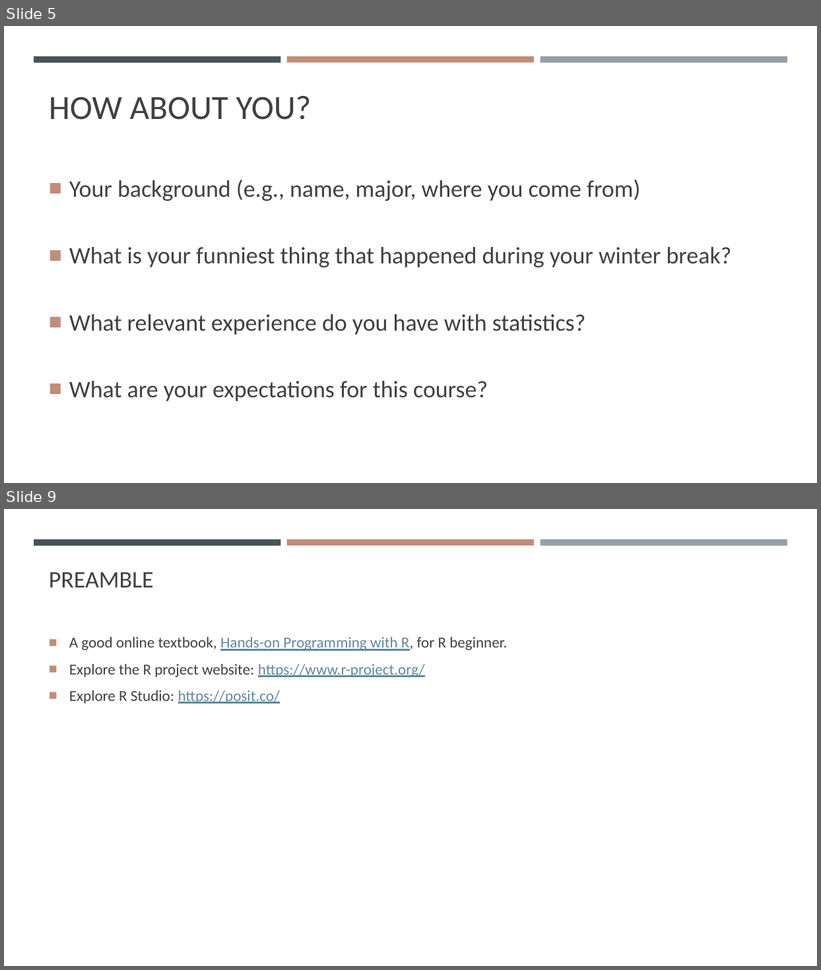
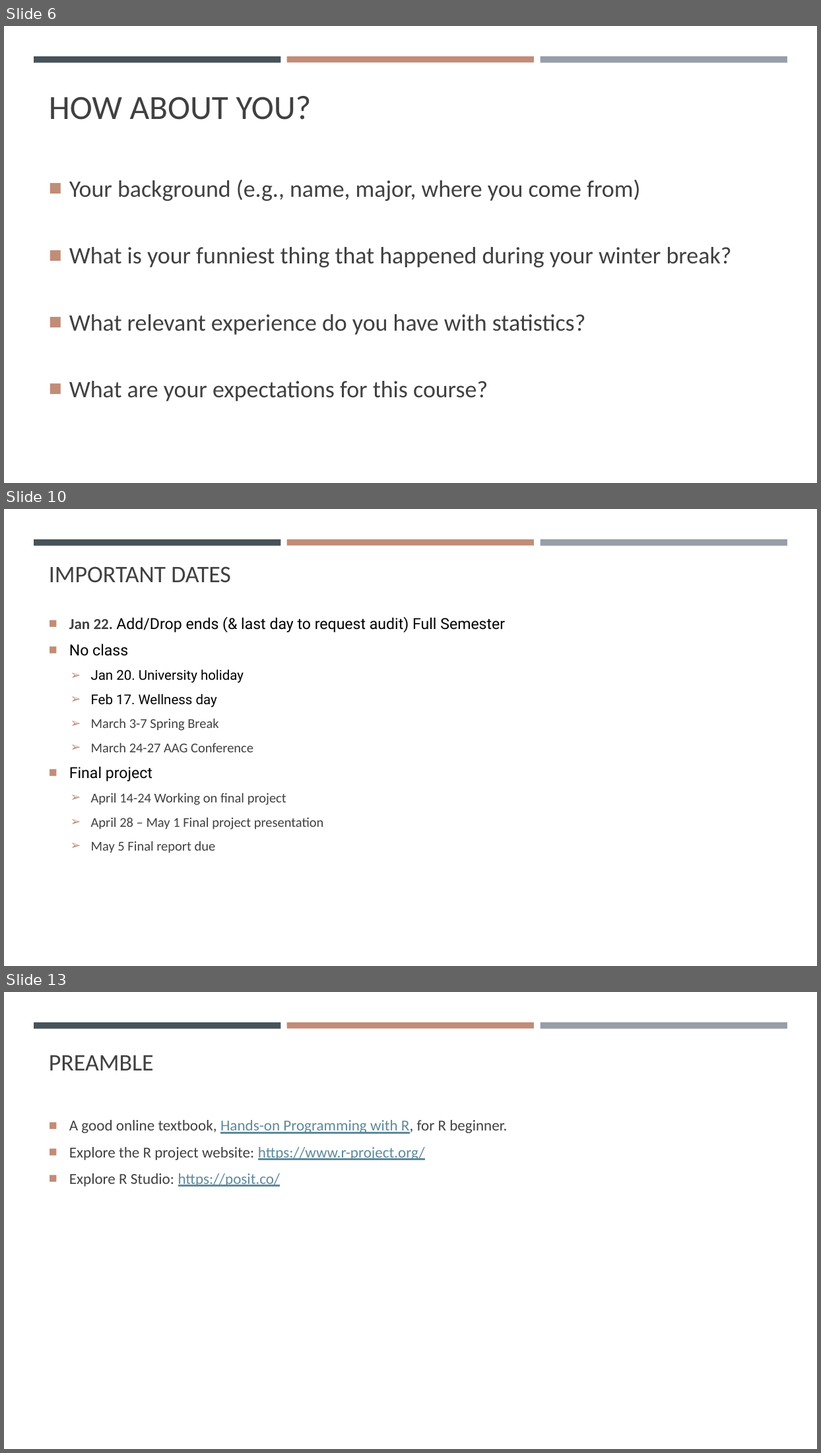
Before and after one commit to gisynw/geog-247, a slide deck: docs/Lectures/Week01/Week01_Intro.pptx. Shown one above the other, each under a label of ours: slides 5 and 9 before the commit, slides 6, 10 and 13 after it; the slides between them are not shown. The pictures are 821x970 and 821x1453 pixels, drawn with LibreOffice and Linux fonts; fonts in the diff are those of the drawing. Boxes give left, top, right and bottom in pixels: in the first picture for what was removed or moved away, otherwise in the second. Text is boxed around its words. In the diff, an @@ line names an element or a change of style, - is before the commit and + after.

```diff
--- a/docs/Lectures/Week01/Week01_Intro.pptx
+++ b/docs/Lectures/Week01/Week01_Intro.pptx
@@ slide 10 added at bbox=[4, 509, 817, 966], background #FFFFFF; not listed: 3 template elements that a slide beside it also shows @@
@@ title added at bbox=[49, 566, 231, 583], 28 pt, text #404040 @@
+IMPORTANT DATES
@@ text added at bbox=[69, 617, 505, 854], 16 pt, text #404040 @@
+■ Jan 22. Add/Drop ends (& last day to request audit) Full Semester
+■ No class
+  ➢ Jan 20. University holiday
+  ➢ Feb 17. Wellness day
+  ➢ March 3-7 Spring Break
+  ➢ March 24-27 AAG Conference
+■ Final project
+  ➢ April 14-24 Working on final project
+  ➢ April 28 – May 1 Final project presentation
+  ➢ May 5 Final report due
@@ what was slide 5 is now slide 6 @@
@@ what was slide 9 is now slide 13 @@
```
Also in this commit, not shown: 1 slide changed, 5 other slides added, 2 slides removed, 1 other file.
